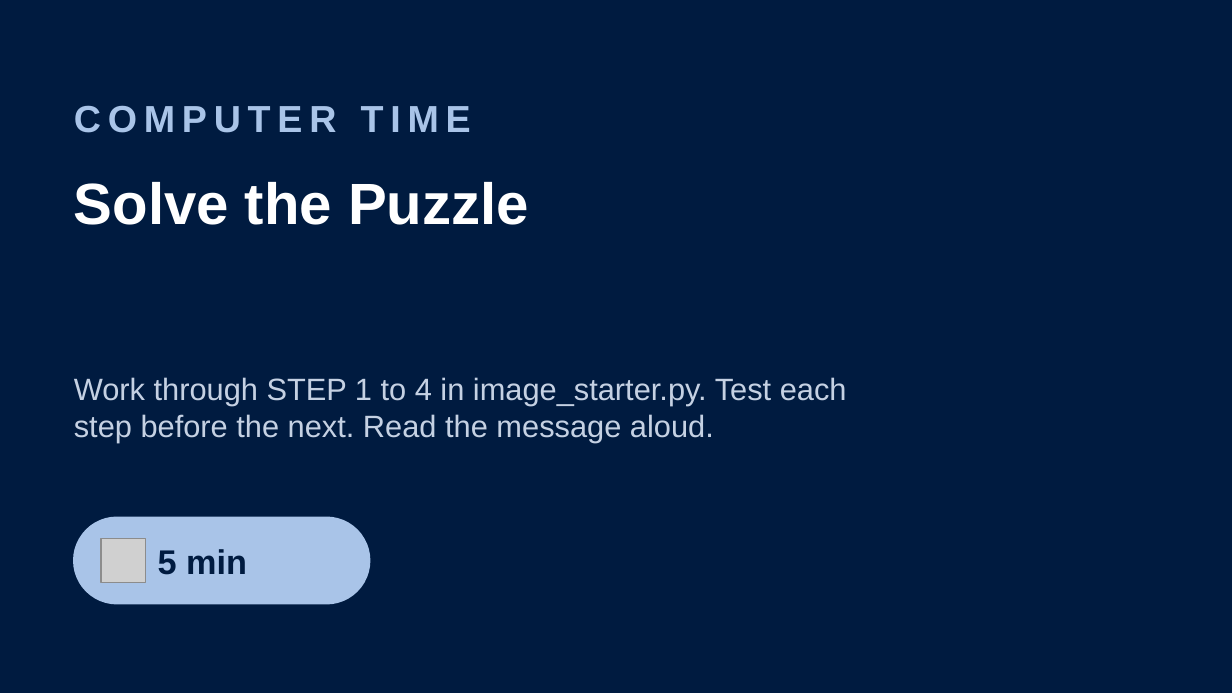
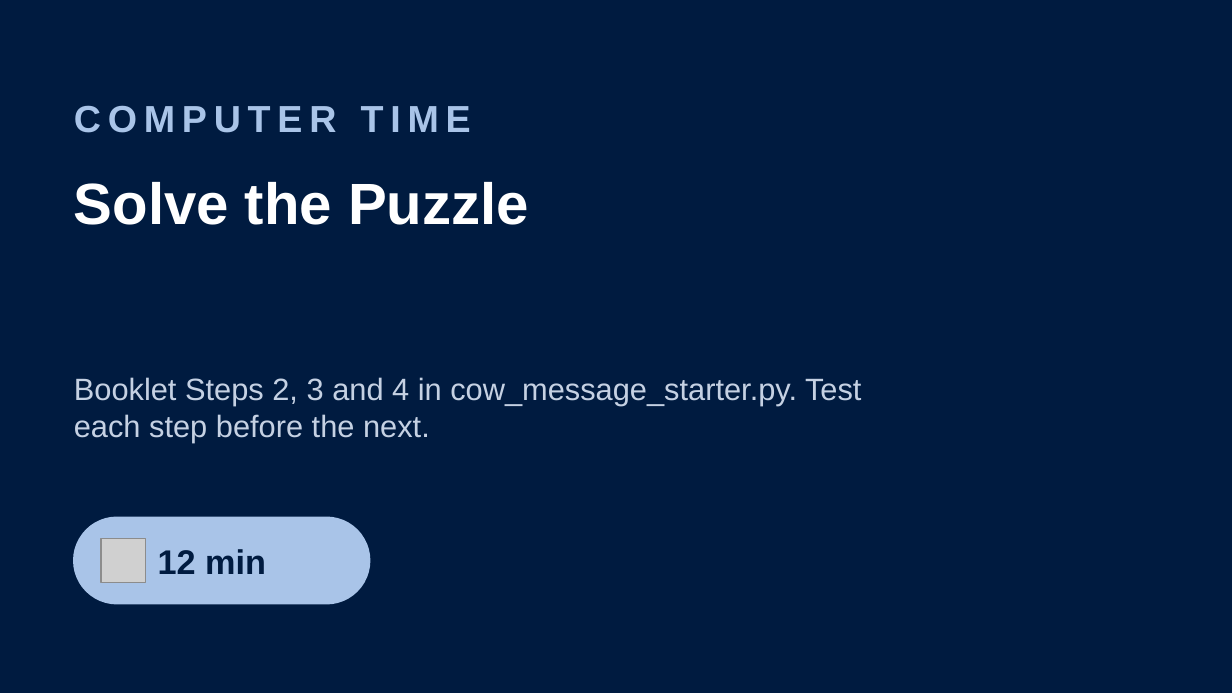
Before and after one commit to Dr-Hughes/Dr-Hughes.github.io, a slide deck: slide 56 of static/teaching/a-level-y12-13-image-analysis-image-analysis-challenge/image-analysis-problem.pptx (slide 61 before the commit). Drawn at 1232x693 pixels with LibreOffice and Linux fonts; fonts in the diff are those of the drawing; grey boxes stand for pictures. Boxes give left, top, right and bottom in pixels: in the first picture for what was removed or moved away, otherwise in the second. Text is boxed around its words. In the diff, an @@ line names an element or a change of style, - is before the commit and + after.

Commit message:
Refresh Cryptography and Image Analysis downloads: solution slides, chunked image analysis deck, cow_message_starter.py, booklets with answers, student zips

```diff
--- a/static/teaching/a-level-y12-13-image-analysis-image-analysis-challenge/image-analysis-problem.pptx
+++ b/static/teaching/a-level-y12-13-image-analysis-image-analysis-challenge/image-analysis-problem.pptx
@@ text at (74, 377, 861, 442): text changed @@
-Work through STEP 1 to 4 in image_starter.py. Test each step before the next. Read the message aloud.
+Booklet Steps 2, 3 and 4 in cow_message_starter.py. Test each step before the next.
@@ text at (158, 549, 266, 574): text changed @@
-5 min
+12 min
```
Also in this commit, not shown: 24 other slides changed, 6 slides added, 8 slides removed, 11 other files.
